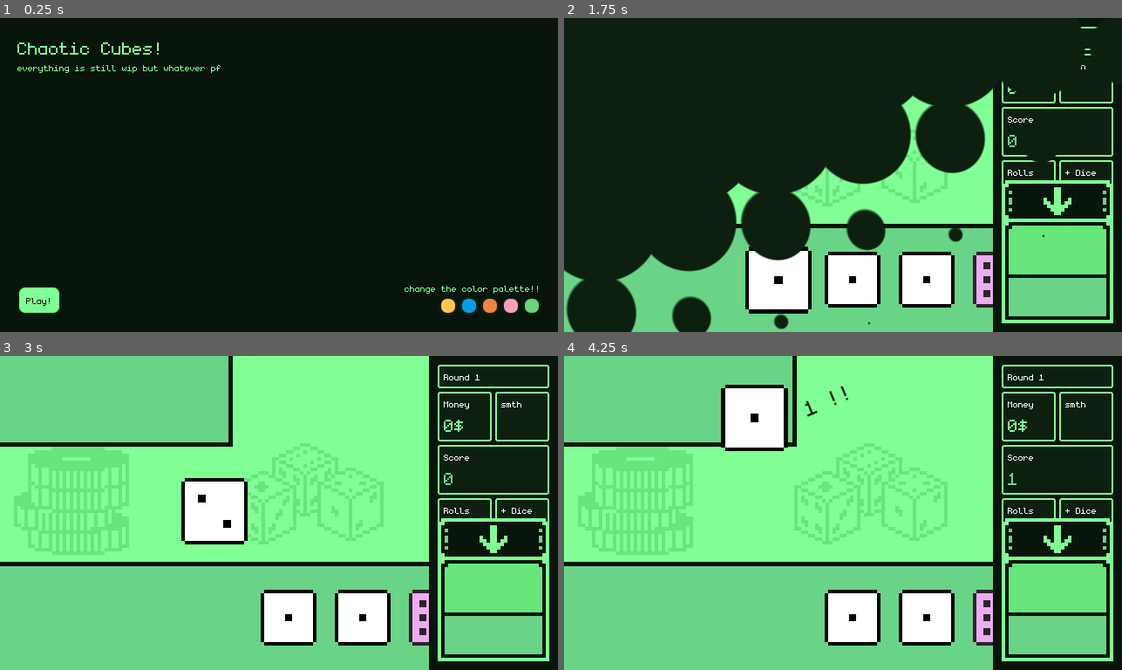
Above: before the commit, frames 1-4 (two rows, left to right).
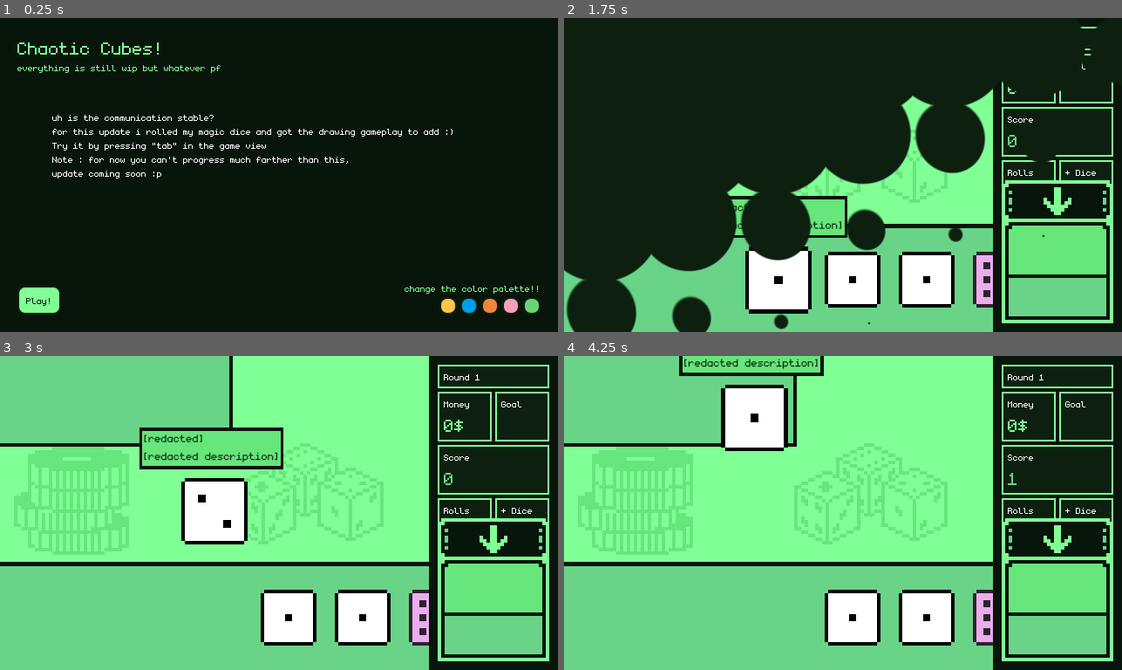
Above: after the commit, the same moments.

Repository: espcaa/chaotic-cubes
Game: Godot game, scene res://scenes/main_menu.tscn
Same seed, same stepped clock (60 frames per second), same inputs: the game is played once before the commit and once after it.
Inputs:
- Up to frame 1 (0.25 s): no input
- Up to frame 2 (1.75 s): click "Play!" at 0.5 s; click "Play!" at 1.25 s
- Up to frame 3 (3 s): tap Enter (ui_accept) at 2, 2.27, 2.75 s; hold D (right) 2.03-2.78 s; tap Tab (draw) at 2.1, 2.85 s; hold A (left) from 2.78 s (still down)
- Up to frame 4 (4.25 s): tap Enter (ui_accept) at 3.02 s; release A (left) at 3.53 s; hold D (right) from 3.53 s (still down); tap Tab (draw) at 3.6 s

The runs differ from the first frame. In frame 1, 1.0% of the frame differs, in the area x 9-82%, y 30-52%; in frame 2, 1.0%; in frame 3, 3.1%, in the area x 0-99%, y 0-47%; in frame 4, 1.1%.
Error after the commit: Attempt to call function 'play' in base 'null instance' on a null instance. (res://scenes/dice_normal.gd:27)

Commit message:
fixed the dice tooltip

Diff:
--- a/scenes/colored_container.gd
+++ b/scenes/colored_container.gd
@@ -1,25 +1,28 @@
 extends PanelContainer
 
-enum ColorRole { PRIMARY, ACCENT, BACKGROUND, SECONDARY }
+enum ColorRole { PRIMARY, ACCENT, BACKGROUND, SECONDARY, TERTIARY }
 
 @export var color_role: ColorRole = ColorRole.PRIMARY
-@export var corner_radius: float = 0.0       # 0 = no rounding
+@export var corner_radius: int = 0  # 0 = no rounding
 @export var outline_enabled: bool = false
 @export var outline_color_role: ColorRole = ColorRole.ACCENT
-@export var outline_thickness: float = 2.0   # thickness of outline
+@export var outline_thickness: int = 2  # thickness of outline
 
 var cached_color: Color = Color.ALICE_BLUE
 var style_box: StyleBoxFlat = StyleBoxFlat.new()
+
 
 func _ready() -> void:
 	cached_color = get_palette_color()
 	set_bg_color()
 
-func _process(delta: float) -> void:
+
+func _process(_delta: float) -> void:
 	var new_color = get_palette_color()
 	if cached_color != new_color:
 		cached_color = new_color
 		set_bg_color()
+
 
 func get_palette_color() -> Color:
 	match color_role:
@@ -31,8 +34,11 @@
 			return Palette.get_color("background")
 		ColorRole.SECONDARY:
 			return Palette.get_color("secondary")
+		ColorRole.TERTIARY:
+			return Palette.get_color("tertiary")
 		_:
 			return Color.ALICE_BLUE
+
 
 func get_outline_color() -> Color:
 	match outline_color_role:
@@ -44,8 +50,11 @@
 			return Palette.get_color("background")
 		ColorRole.SECONDARY:
 			return Palette.get_color("secondary")
+		ColorRole.TERTIARY:
+			return Palette.get_color("tertiary")
 		_:
 			return Color.BLACK
+
 
 func set_bg_color():
 	# Base color
--- a/scenes/dice.gd
+++ b/scenes/dice.gd
@@ -1,5 +1,4 @@
 extends Node2D
-
 
 signal roll_finished
 
@@ -8,6 +7,11 @@
 
 var value: Array = []
 var playing = false
+var dice_description: String = "[redacted]"
+var dice_name: String = "[redacted description]"
+
+var dice_tooltip_height: float = 0.0
+var dice_tooltip_width: float = 0.0
 
 
 func roll():
@@ -15,4 +19,33 @@
 
 
 func _ready() -> void:
+	$colored_container/text_container/title.label_text = dice_name
+	$colored_container/text_container/description.label_text = dice_description
 	$AnimatedSprite2D.sprite_frames = dice_frames
+	dice_tooltip_width = $colored_container.size.x
+
+
+func focus():
+	var tween = create_tween()
+	tween.tween_property($colored_container, "scale", Vector2(1.0, 1.0), 0.2)
+	tween.parallel().tween_property(
+		$colored_container, "position", Vector2(-(dice_tooltip_width), -80), 0.2
+	)
+	tween.set_trans(Tween.TRANS_QUAD).set_ease(Tween.EASE_OUT)
+	tween.tween_callback(Callable(self, "custom_focus"))
+
+
+func unfocus():
+	var tween = create_tween()
+	tween.tween_property($colored_container, "scale", Vector2(0.0, 0.0), 0.2)
+	tween.parallel().tween_property($colored_container, "position", Vector2(0.0, -40.0), 0.2)
+	tween.set_trans(Tween.TRANS_QUAD).set_ease(Tween.EASE_IN)
+	tween.tween_callback(Callable(self, "custom_unfocus"))
+
+
+func custom_focus():
+	pass
+
+
+func custom_unfocus():
+	pass
--- a/scenes/dice.tscn
+++ b/scenes/dice.tscn
@@ -1,234 +1,13 @@
-[gd_scene load_steps=8 format=3 uid="uid://bmqb4ae43griq"]
+[gd_scene load_steps=5 format=3 uid="uid://bmqb4ae43griq"]
 
+[ext_resource type="Script" uid="uid://b2o3fq7ce2s02" path="res://scenes/dice.gd" id="1_o1ht6"]
 [ext_resource type="SpriteFrames" uid="uid://bls147mhxpgiy" path="res://assets/dice_normal.tres" id="2_mg5ex"]
+[ext_resource type="PackedScene" uid="uid://c4x5tkis316mh" path="res://scenes/colored_container.tscn" id="3_oi81l"]
 [ext_resource type="PackedScene" uid="uid://cbmn5tiw3fr6c" path="res://scenes/custom_label.tscn" id="3_ycnvv"]
-
-[sub_resource type="Animation" id="Animation_mvkvt"]
-length = 0.001
-tracks/0/type = "value"
-tracks/0/imported = false
-tracks/0/enabled = true
-tracks/0/path = NodePath(".:rotation")
-tracks/0/interp = 1
-tracks/0/loop_wrap = true
-tracks/0/keys = {
-"times": PackedFloat32Array(0),
-"transitions": PackedFloat32Array(1),
-"update": 0,
-"values": [0.0]
-}
-tracks/1/type = "value"
-tracks/1/imported = false
-tracks/1/enabled = true
-tracks/1/path = NodePath("AnimatedSprite2D:rotation")
-tracks/1/interp = 1
-tracks/1/loop_wrap = true
-tracks/1/keys = {
-"times": PackedFloat32Array(0),
-"transitions": PackedFloat32Array(1),
-"update": 0,
-"values": [0.0]
-}
-tracks/2/type = "bezier"
-tracks/2/imported = false
-tracks/2/enabled = true
-tracks/2/path = NodePath("CustomLabel:position:x")
-tracks/2/interp = 1
-tracks/2/loop_wrap = true
-tracks/2/keys = {
-"handle_modes": PackedInt32Array(0),
-"points": PackedFloat32Array(4, -0.25, 0, 0.25, 0),
-"times": PackedFloat32Array(0)
-}
-tracks/3/type = "bezier"
-tracks/3/imported = false
-tracks/3/enabled = true
-tracks/3/path = NodePath("CustomLabel:position:y")
-tracks/3/interp = 1
-tracks/3/loop_wrap = true
-tracks/3/keys = {
-"handle_modes": PackedInt32Array(0),
-"points": PackedFloat32Array(-7, -0.25, 0, 0.25, 0),
-"times": PackedFloat32Array(0)
-}
-tracks/4/type = "bezier"
-tracks/4/imported = false
-tracks/4/enabled = true
-tracks/4/path = NodePath("CustomLabel:rotation")
-tracks/4/interp = 1
-tracks/4/loop_wrap = true
-tracks/4/keys = {
-"handle_modes": PackedInt32Array(0),
-"points": PackedFloat32Array(0, -0.25, 0, 0.25, 0),
-"times": PackedFloat32Array(0)
-}
-tracks/5/type = "bezier"
-tracks/5/imported = false
-tracks/5/enabled = true
-tracks/5/path = NodePath("CustomLabel:modulate:r")
-tracks/5/interp = 1
-tracks/5/loop_wrap = true
-tracks/5/keys = {
-"handle_modes": PackedInt32Array(0),
-"points": PackedFloat32Array(1, -0.25, 0, 0.25, 0),
-"times": PackedFloat32Array(0)
-}
-tracks/6/type = "bezier"
-tracks/6/imported = false
-tracks/6/enabled = true
-tracks/6/path = NodePath("CustomLabel:modulate:g")
-tracks/6/interp = 1
-tracks/6/loop_wrap = true
-tracks/6/keys = {
-"handle_modes": PackedInt32Array(0),
-"points": PackedFloat32Array(1, -0.25, 0, 0.25, 0),
-"times": PackedFloat32Array(0)
-}
-tracks/7/type = "bezier"
-tracks/7/imported = false
-tracks/7/enabled = true
-tracks/7/path = NodePath("CustomLabel:modulate:b")
-tracks/7/interp = 1
-tracks/7/loop_wrap = true
-tracks/7/keys = {
-"handle_modes": PackedInt32Array(0),
-"points": PackedFloat32Array(1, -0.25, 0, 0.25, 0),
-"times": PackedFloat32Array(0)
-}
-tracks/8/type = "bezier"
-tracks/8/imported = false
-tracks/8/enabled = true
-tracks/8/path = NodePath("CustomLabel:modulate:a")
-tracks/8/interp = 1
-tracks/8/loop_wrap = true
-tracks/8/keys = {
-"handle_modes": PackedInt32Array(0),
-"points": PackedFloat32Array(0, -0.25, 0, 0.25, 0),
-"times": PackedFloat32Array(0)
-}
-
-[sub_resource type="Animation" id="Animation_nkpnt"]
-resource_name = "new_animation"
-length = 4.0
-tracks/0/type = "value"
-tracks/0/imported = false
-tracks/0/enabled = true
-tracks/0/path = NodePath(".:rotation")
-tracks/0/interp = 1
-tracks/0/loop_wrap = true
-tracks/0/keys = {
-"times": PackedFloat32Array(0, 3.9),
-"transitions": PackedFloat32Array(1, 1),
-"update": 0,
-"values": [0.0, 12.5664]
-}
-
-[sub_resource type="Animation" id="Animation_oi81l"]
-resource_name = "roll"
-length = 0.5
-tracks/0/type = "value"
-tracks/0/imported = false
-tracks/0/enabled = true
-tracks/0/path = NodePath("AnimatedSprite2D:rotation")
-tracks/0/interp = 1
-tracks/0/loop_wrap = true
-tracks/0/keys = {
-"times": PackedFloat32Array(0, 0.5),
-"transitions": PackedFloat32Array(1, 1),
-"update": 0,
-"values": [0.0, 6.28319]
-}
-
-[sub_resource type="Animation" id="Animation_ycnvv"]
-resource_name = "text"
-tracks/0/type = "bezier"
-tracks/0/imported = false
-tracks/0/enabled = true
-tracks/0/path = NodePath("CustomLabel:position:x")
-tracks/0/interp = 1
-tracks/0/loop_wrap = true
-tracks/0/keys = {
-"handle_modes": PackedInt32Array(0, 0),
-"points": PackedFloat32Array(4, -0.25, 0, 0.25, 0, 42.41, -0.264564, -38, 0.25, 0),
-"times": PackedFloat32Array(0, 0.266667)
-}
-tracks/1/type = "bezier"
-tracks/1/imported = false
-tracks/1/enabled = true
-tracks/1/path = NodePath("CustomLabel:position:y")
-tracks/1/interp = 1
-tracks/1/loop_wrap = true
-tracks/1/keys = {
-"handle_modes": PackedInt32Array(0, 0),
-"points": PackedFloat32Array(-7, -0.25, 0, 0.25, 0, -21.36, -0.197897, -20, 0.25, 0),
-"times": PackedFloat32Array(0, 0.266667)
-}
-tracks/2/type = "bezier"
-tracks/2/imported = false
-tracks/2/enabled = true
-tracks/2/path = NodePath("CustomLabel:rotation")
-tracks/2/interp = 1
-tracks/2/loop_wrap = true
-tracks/2/keys = {
-"handle_modes": PackedInt32Array(0, 0),
-"points": PackedFloat32Array(0, -0.25, 0, 0.25, 0, -0.402167, -0.25, 0, 0.25, 0),
-"times": PackedFloat32Array(0, 0.47)
-}
-tracks/3/type = "bezier"
-tracks/3/imported = false
-tracks/3/enabled = true
-tracks/3/path = NodePath("CustomLabel:modulate:r")
-tracks/3/interp = 1
-tracks/3/loop_wrap = true
-tracks/3/keys = {
-"handle_modes": PackedInt32Array(0, 0, 0, 0),
-"points": PackedFloat32Array(1, -0.25, 0, 0.25, 0, 1, -0.25, 0, 0.25, 0, 1, -0.25, 0, 0.25, 0, 1, -0.25, 0, 0.25, 0),
-"times": PackedFloat32Array(0, 0.193541, 0.673925, 0.822705)
-}
-tracks/4/type = "bezier"
-tracks/4/imported = false
-tracks/4/enabled = true
-tracks/4/path = NodePath("CustomLabel:modulate:g")
-tracks/4/interp = 1
-tracks/4/loop_wrap = true
-tracks/4/keys = {
-"handle_modes": PackedInt32Array(0, 0, 0, 0),
-"points": PackedFloat32Array(1, -0.25, 0, 0.25, 0, 1, -0.25, 0, 0.25, 0, 1, -0.25, 0, 0.25, 0, 1, -0.25, 0, 0.25, 0),
-"times": PackedFloat32Array(0, 0.193541, 0.673925, 0.822705)
-}
-tracks/5/type = "bezier"
-tracks/5/imported = false
-tracks/5/enabled = true
-tracks/5/path = NodePath("CustomLabel:modulate:b")
-tracks/5/interp = 1
-tracks/5/loop_wrap = true
-tracks/5/keys = {
-"handle_modes": PackedInt32Array(0, 0, 0, 0),
-"points": PackedFloat32Array(1, -0.25, 0, 0.25, 0, 1, -0.25, 0, 0.25, 0, 1, -0.25, 0, 0.25, 0, 1, -0.25, 0, 0.25, 0),
-"times": PackedFloat32Array(0, 0.193541, 0.673925, 0.822705)
-}
-tracks/6/type = "bezier"
-tracks/6/imported = false
-tracks/6/enabled = true
-tracks/6/path = NodePath("CustomLabel:modulate:a")
-tracks/6/interp = 1
-tracks/6/loop_wrap = true
-tracks/6/keys = {
-"handle_modes": PackedInt32Array(0, 0, 0, 0),
-"points": PackedFloat32Array(0, -0.25, 0, 0.25, 0, 1, -0.25, 0, 0.25, 0, 1, -0.25, 0, 0.25, 0, 0, -0.25, 0, 0.25, 0),
-"times": PackedFloat32Array(0, 0.193541, 0.673925, 0.966667)
-}
-
-[sub_resource type="AnimationLibrary" id="AnimationLibrary_qxx4u"]
-_data = {
-&"RESET": SubResource("Animation_mvkvt"),
-&"new_animation": SubResource("Animation_nkpnt"),
-&"roll": SubResource("Animation_oi81l"),
-&"text": SubResource("Animation_ycnvv")
-}
 
 [node name="dice" type="Node2D" groups=["dice"]]
 z_index = 10
+script = ExtResource("1_o1ht6")
 
 [node name="AnimatedSprite2D" type="AnimatedSprite2D" parent="."]
 texture_filter = 1
@@ -236,11 +15,6 @@
 sprite_frames = ExtResource("2_mg5ex")
 animation = &"roll"
 speed_scale = 0.5
-
-[node name="AnimationPlayer" type="AnimationPlayer" parent="."]
-libraries = {
-&"": SubResource("AnimationLibrary_qxx4u")
-}
 
 [node name="CustomLabel" parent="." instance=ExtResource("3_ycnvv")]
 modulate = Color(1, 1, 1, 0)
@@ -254,4 +28,35 @@
 font_size = 32
 label_text = "+5!!"
 
-[connection signal="animation_finished" from="AnimationPlayer" to="." method="_on_animation_player_animation_finished"]
+[node name="colored_container" parent="." instance=ExtResource("3_oi81l")]
+z_index = -2
+anchors_preset = 7
+anchor_left = 0.5
+anchor_top = 1.0
+anchor_right = 0.5
+anchor_bottom = 1.0
+offset_top = -40.0
+offset_right = 72.0
+offset_bottom = 0.0
+grow_horizontal = 2
+grow_vertical = 0
+scale = Vector2(1e-05, 1e-05)
+size_flags_vertical = 4
+color_role = 4
+outline_enabled = true
+outline_color_role = 2
+outline_thickness = 3
+
+[node name="text_container" type="VBoxContainer" parent="colored_container"]
+layout_mode = 2
+
+[node name="description" parent="colored_container/text_container" instance=ExtResource("3_ycnvv")]
+layout_mode = 2
+text = "aaaaaaaaaaaa"
+color_role = 3
+
+[node name="title" parent="colored_container/text_container" instance=ExtResource("3_ycnvv")]
+layout_mode = 2
+text = "aaaa"
+color_role = 3
+label_text = "aaa"
--- a/scenes/dice_body.gd
+++ b/scenes/dice_body.gd
@@ -1,6 +1,4 @@
 extends RigidBody2D
-
-
 
 var bounce_count: int = 0
 var max_bounces: int = 3  # change as needed
@@ -13,10 +11,11 @@
 	max_contacts_reported = 10
 
 
-func _on_body_entered(body: Node) -> void:
+func _on_body_entered(_body: Node) -> void:
 	$AudioStreamPlayer.play()
 	bounce_count += 1
 	print("Bounce!", bounce_count)
+
 
 func _integrate_forces(state) -> void:
 	if stopped:
--- a/scenes/dice_machine.gd
+++ b/scenes/dice_machine.gd
@@ -22,7 +22,7 @@
 
 
 # Called every frame. 'delta' is the elapsed time since the previous frame.
-func _process(delta: float) -> void:
+func _process(_delta: float) -> void:
 	var primary = Palette.get_color("primary")
 	var accent = Palette.get_color("accent")
 	var secondary = Palette.get_color("tertiary")
@@ -61,7 +61,7 @@
 func dice_settled(dice: RigidBody2D) -> void:
 	dice.get_child(2).z_index = 200
 
-	get_tree().get_first_node_in_group("gameui").add_dice(dice.get_child(2),dice.global_position)
+	get_tree().get_first_node_in_group("gameui").add_dice(dice.get_child(2), dice.global_position)
 	dice.queue_free()
 	current_dice = null
 	adding_dice = false
--- a/scenes/dice_machine.tscn
+++ b/scenes/dice_machine.tscn
@@ -1,9 +1,8 @@
-[gd_scene load_steps=7 format=3 uid="uid://7brptgis72d4"]
+[gd_scene load_steps=6 format=3 uid="uid://7brptgis72d4"]
 
 [ext_resource type="Script" uid="uid://xg22f0wpd3ja" path="res://scenes/dice_machine.gd" id="1_1bslo"]
 [ext_resource type="Texture2D" uid="uid://btaxhufddasq4" path="res://assets/dicemachine.png" id="1_hyb4w"]
 [ext_resource type="Shader" uid="uid://hi56rfnncpf1" path="res://scenes/dice_machine.gdshader" id="2_bu1if"]
-[ext_resource type="PackedScene" uid="uid://xyp2q26klpq5" path="res://scenes/dice_body.tscn" id="4_qijrm"]
 
 [sub_resource type="ShaderMaterial" id="ShaderMaterial_xc63a"]
 shader = ExtResource("2_bu1if")
@@ -38,5 +37,3 @@
 [node name="CollisionShape2D" type="CollisionShape2D" parent="StaticBody2D"]
 position = Vector2(69, -3)
 shape = SubResource("RectangleShape2D_qijrm")
-
-[node name="dice_body" parent="StaticBody2D/CollisionShape2D" instance=ExtResource("4_qijrm")]
--- a/scenes/dice_normal.gd
+++ b/scenes/dice_normal.gd
@@ -1,5 +1,4 @@
 extends "res://scenes/dice.gd"
-
 
 func roll():
 	if playing:
--- a/scenes/game_ui.gd
+++ b/scenes/game_ui.gd
@@ -23,7 +23,7 @@
 	$HBoxContainer/VBoxContainer/game_container/drawing.position.y = (
 		$HBoxContainer/VBoxContainer/separartor.position.y - 56 * 2
 	)
-
+	select_index(0)
 
 func _process(_delta: float) -> void:
 	$HBoxContainer/menu_bar/MarginContainer/VBoxContainer/colored_container2/MarginContainer/VBoxContainer/ScoreLabel.label_text = str(
@@ -125,10 +125,16 @@
 		tween.tween_property(
 			i, "position:x", i.position.x - (16 * i.get_node("AnimatedSprite2D").scale.x + 20), 0.2
 		)
-
-	if dice_queue.size() > 3:
-		var first_dice = dice_queue.pop_front()
-		first_dice.queue_free()
+		# do smth when tween is finished
+		tween.tween_callback(func(): old_dice_callback(i, i.get_index()))
+
+
+func old_dice_callback(dice: Node2D, index) -> void:
+	# if the size > 3 and it's the last one, remove it
+
+	if dice_queue.size() > 3 and index == 0:
+		dice.queue_free()
+		dice_queue.pop_front()
 
 
 func update_playing_pos() -> void:
@@ -172,6 +178,7 @@
 
 
 func select_index(new_index: int) -> void:
+	var old_index = selected_index
 	var point = $HBoxContainer/VBoxContainer/dice_container/point
 	var count = point.get_child_count()
 
@@ -183,8 +190,20 @@
 			wrapped += count
 		selected_index = wrapped
 
-
-func _input(event: InputEvent) -> void:
+	# trigger focus() on the selected dice
+
+	for i in point.get_children():
+		if i.get_index() == selected_index:
+			i.focus()
+
+	# trigger unfocus()
+
+	for i in point.get_children():
+		if i.get_index() == old_index and i.get_index() != selected_index:
+			i.unfocus()
+
+
+func _input(_event: InputEvent) -> void:
 	if dice_refresh_blocked:
 		return
 
@@ -211,9 +230,7 @@
 		if newDice == null:
 			return
 		else:
-			$HBoxContainer/menu_bar/MarginContainer/VBoxContainer/dice_machine.add_dice(
-				newDice
-			)
+			$HBoxContainer/menu_bar/MarginContainer/VBoxContainer/dice_machine.add_dice(newDice)
 
 
 func play_audio_rollover():
--- a/scenes/game_ui.tscn
+++ b/scenes/game_ui.tscn
@@ -96,7 +96,6 @@
 [node name="colored_container" parent="HBoxContainer/menu_bar/MarginContainer/VBoxContainer" instance=ExtResource("1_yubou")]
 layout_mode = 2
 color_role = 3
-corner_radius = 2.0
 outline_enabled = true
 outline_color_role = 0
 
@@ -121,7 +120,6 @@
 layout_mode = 2
 size_flags_horizontal = 3
 color_role = 3
-corner_radius = 2.0
 outline_enabled = true
 outline_color_role = 0
 
@@ -151,7 +149,6 @@
 layout_mode = 2
 size_flags_horizontal = 3
 color_role = 3
-corner_radius = 2.0
 outline_enabled = true
 outline_color_role = 0
 
@@ -167,12 +164,11 @@
 layout_mode = 2
 size_flags_vertical = 0
 theme_override_fonts/font = ExtResource("4_bt76a")
-text = "smth"
+text = "Goal"
 
 [node name="colored_container2" parent="HBoxContainer/menu_bar/MarginContainer/VBoxContainer" instance=ExtResource("1_yubou")]
 layout_mode = 2
 color_role = 3
-corner_radius = 2.0
 outline_enabled = true
 outline_color_role = 0
 
@@ -206,7 +202,6 @@
 layout_mode = 2
 size_flags_horizontal = 3
 color_role = 3
-corner_radius = 2.0
 outline_enabled = true
 outline_color_role = 0
 
@@ -236,7 +231,6 @@
 layout_mode = 2
 size_flags_horizontal = 3
 color_role = 3
-corner_radius = 2.0
 outline_enabled = true
 outline_color_role = 0
 
@@ -291,4 +285,4 @@
 color_role = 1
 outline_enabled = true
 outline_color_role = 2
-outline_thickness = 5.0
+outline_thickness = 4
--- a/scenes/main_menu.tscn
+++ b/scenes/main_menu.tscn
@@ -1,8 +1,9 @@
-[gd_scene load_steps=5 format=3 uid="uid://bybb7ys5erhhf"]
+[gd_scene load_steps=6 format=3 uid="uid://bybb7ys5erhhf"]
 
 [ext_resource type="PackedScene" uid="uid://c4x5tkis316mh" path="res://scenes/colored_container.tscn" id="1_06t4h"]
 [ext_resource type="Script" uid="uid://6wb86ksbqkpe" path="res://scenes/main_menu.gd" id="1_fu7sn"]
 [ext_resource type="PackedScene" uid="uid://cbmn5tiw3fr6c" path="res://scenes/custom_label.tscn" id="2_7vrkn"]
+[ext_resource type="Theme" uid="uid://d3u7h5nd21qrb" path="res://scenes/plain_colored.tres" id="4_8ln24"]
 [ext_resource type="PackedScene" uid="uid://d26hs8spvqyjy" path="res://scenes/custom_button.tscn" id="4_wu84c"]
 
 [node name="main_menu" type="Control"]
@@ -45,6 +46,23 @@
 [node name="CustomLabel2" parent="MarginContainer/VBoxContainer" instance=ExtResource("2_7vrkn")]
 layout_mode = 2
 label_text = "everything is still wip but whatever pf"
+
+[node name="MarginContainer" type="MarginContainer" parent="MarginContainer/VBoxContainer"]
+layout_mode = 2
+size_flags_vertical = 3
+size_flags_stretch_ratio = 0.5
+theme_override_constants/margin_left = 40
+theme_override_constants/margin_top = 40
+
+[node name="Label" type="Label" parent="MarginContainer/VBoxContainer/MarginContainer"]
+texture_filter = 1
+layout_mode = 2
+theme = ExtResource("4_8ln24")
+text = "uh is the communication stable?
+for this update i rolled my magic dice and got the drawing gameplay to add :)
+Try it by pressing \"tab\" in the game view
+Note : for now you can't progress much farther than this,
+update coming soon :p"
 
 [node name="Control" type="Control" parent="."]
 layout_mode = 1
--- a/scenes/plain_colored.tres
+++ b/scenes/plain_colored.tres
@@ -1,4 +1,6 @@
-[gd_resource type="Theme" load_steps=2 format=3 uid="uid://d3u7h5nd21qrb"]
+[gd_resource type="Theme" load_steps=3 format=3 uid="uid://d3u7h5nd21qrb"]
+
+[ext_resource type="FontFile" uid="uid://dplyku4eceytx" path="res://assets/fonts/monogram-extended.ttf" id="1_avodb"]
 
 [sub_resource type="StyleBoxFlat" id="StyleBoxFlat_0lyis"]
 content_margin_left = 0.0
@@ -7,4 +9,6 @@
 content_margin_bottom = 0.0
 
 [resource]
+Label/font_sizes/font_size = 16
+Label/fonts/font = ExtResource("1_avodb")
 PanelContainer/styles/panel = SubResource("StyleBoxFlat_0lyis")
Not shown, changed: export_presets.cfg
